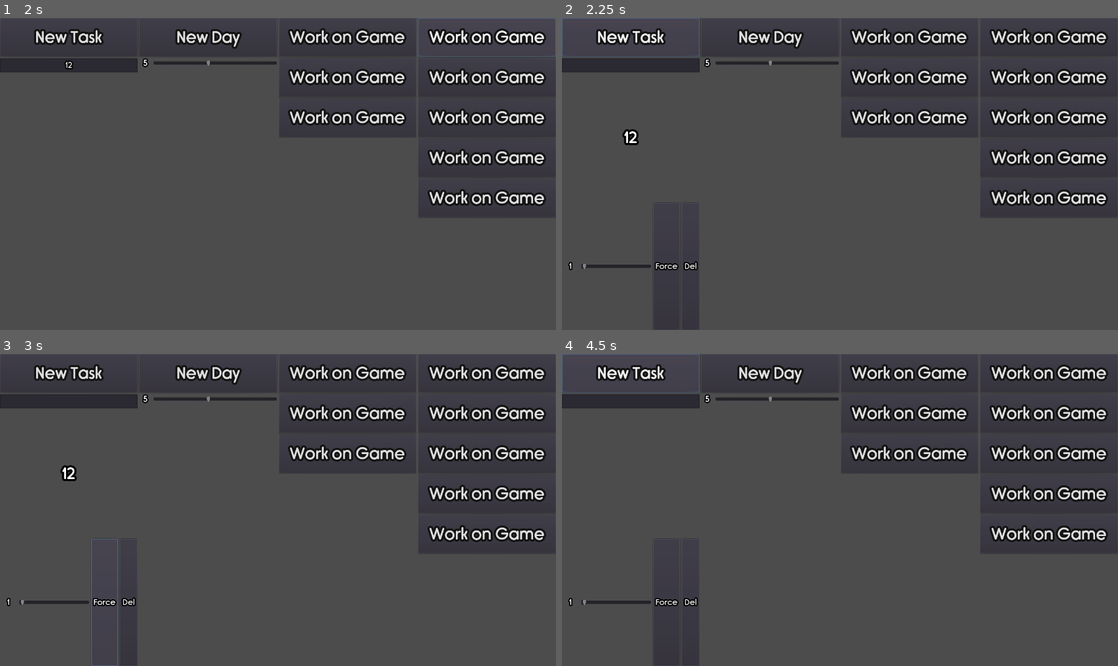
Above: before the commit, frames 1-4 (two rows, left to right).
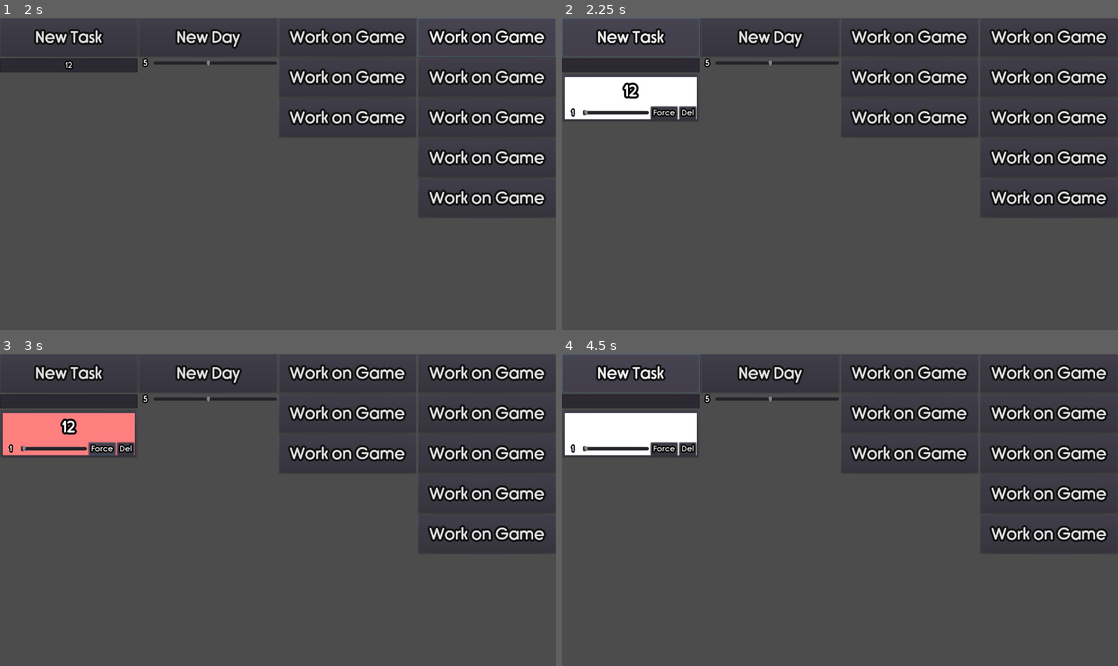
Above: after the commit, the same moments.

Repository: Tzeryushi/Daily-Driving
Game: Godot game, scene res://MainBlock.tscn
The game is run twice, just before and just after one commit, with the same random seed, the same clock (stepped at 60 frames per second) and the same inputs.
Inputs (mouse positions are in pixels of both pictures, inside the frame that each line leads up to):
- Up to frame 1 (2 s): click (66, 64) at 0.52 s; type "12" at 0.6 s; click "Work on Game" at 1.25 s
- Up to frame 2 (2.25 s): click "New Task" at 2 s
- Up to frame 3 (3 s): click "Force" at 2.75 s
- Up to frame 4 (4.5 s): click "Del" at 3.5 s; click "New Task" at 4.25 s

Frame 1 is identical in both runs. In frame 2, 3.5% of the frame differs, in the area x 0-25%, y 18-81%; in frame 3, 3.7%, in the area x 0-25%, y 18-100%; in frame 4, 3.4%.

Commit message:
color systems and forcing

Diff:
--- a/DailyTaskContainer.gd
+++ b/DailyTaskContainer.gd
@@ -28,16 +28,16 @@
 func _on_NewDay_pressed():
 	for i in range(0, number_of_tasks):
 		var chosen = element_container.get_child(select_index())
-		if !chosen.used:
+		if !chosen.get_used():
 			chosen.link_daily_node(_create_new_element(chosen.get_title(), chosen))
-			chosen.used = true
+			chosen.set_used(true)
 
 func select_index() -> int:
 	var weight_array = []
 	var full_weight = 0.0
 	#add exclusions to avoid duplicates
 	for i in element_container.get_children():
-		if i.used == true:
+		if i.get_used() == true:
 			weight_array.append(0.0)
 		else:
 			weight_array.append(i.priority)
@@ -57,7 +57,7 @@
 func _on_daily_delete(element) -> void:
 	var node_x = element.origin_node
 	node_x.daily_node = null
-	node_x.used = false
+	node_x.set_used(false)
 	element.queue_free()
 
 func _on_TaskNumber_value_changed(value):
--- a/Element.gd
+++ b/Element.gd
@@ -1,7 +1,12 @@
-extends VBoxContainer
+extends Control
 
-onready var element_title = $Title
-onready var priority_text = $HBoxContainer/Priority
+onready var element_title = $ElementBox/Title
+onready var priority_text = $ElementBox/HBoxContainer/Priority
+onready var bg = $Background
+
+export var default_color : Color = Color(1,1,1,1)
+export var force_color : Color = Color(1,1,1,1)
+export var used_color : Color = Color(1,1,1,1)
 
 var daily_node = null
 
@@ -10,6 +15,7 @@
 var used : bool = false
 
 signal destroy
+signal forced
 
 func _ready() -> void:
 	priority_text.text = String(priority)
@@ -20,6 +26,27 @@
 
 func set_title(title:String) -> void:
 	element_title.text = title
+
+func get_force() -> bool:
+	return force
+
+func set_force(f:bool) -> void:
+	if f:
+		bg.color = force_color
+	else:
+		bg.color = default_color
+	force = f
+
+func get_used() -> bool:
+	return used
+
+func set_used(use:bool) -> void:
+	if !force:
+		if use:
+			bg.color = used_color
+		else:
+			bg.color = default_color
+	used = use
 
 func destroy() -> void:
 	emit_signal("destroy")
@@ -33,3 +60,6 @@
 func _on_PriorityInput_value_changed(value):
 	priority = float(value)
 	priority_text.text = String(value)
+
+func _on_Force_pressed():
+	set_force(!force)
--- a/Element.tscn
+++ b/Element.tscn
@@ -4,17 +4,31 @@
 [ext_resource path="res://ElementDetails.tres" type="Theme" id=2]
 [ext_resource path="res://Element.gd" type="Script" id=3]
 
-[node name="Element" type="VBoxContainer"]
-anchor_right = 1.0
-anchor_bottom = 1.0
-margin_right = -1096.0
-margin_bottom = -671.0
+[node name="Element" type="PanelContainer"]
+margin_right = 270.0
+margin_bottom = 118.0
+script = ExtResource( 3 )
+force_color = Color( 1, 0.501961, 0.501961, 1 )
+used_color = Color( 0.501961, 0.501961, 0.501961, 1 )
+
+[node name="Background" type="ColorRect" parent="."]
+margin_left = 7.0
+margin_top = 7.0
+margin_right = 263.0
+margin_bottom = 111.0
 size_flags_horizontal = 3
 size_flags_vertical = 3
-script = ExtResource( 3 )
 
-[node name="Title" type="Label" parent="."]
-margin_right = 270.0
+[node name="ElementBox" type="VBoxContainer" parent="."]
+margin_left = 7.0
+margin_top = 7.0
+margin_right = 263.0
+margin_bottom = 111.0
+size_flags_horizontal = 3
+size_flags_vertical = 3
+
+[node name="Title" type="Label" parent="ElementBox"]
+margin_right = 256.0
 margin_bottom = 69.0
 size_flags_horizontal = 3
 size_flags_vertical = 6
@@ -23,16 +37,16 @@
 align = 1
 valign = 1
 
-[node name="HBoxContainer" type="HBoxContainer" parent="."]
+[node name="HBoxContainer" type="HBoxContainer" parent="ElementBox"]
 margin_top = 73.0
-margin_right = 270.0
+margin_right = 256.0
 margin_bottom = 104.0
 size_flags_horizontal = 3
 size_flags_vertical = 3
 
-[node name="Priority" type="Label" parent="HBoxContainer"]
+[node name="Priority" type="Label" parent="ElementBox/HBoxContainer"]
 margin_top = 3.0
-margin_right = 30.0
+margin_right = 27.0
 margin_bottom = 28.0
 size_flags_horizontal = 3
 size_flags_stretch_ratio = 0.5
@@ -41,9 +55,9 @@
 align = 1
 valign = 1
 
-[node name="PriorityInput" type="HSlider" parent="HBoxContainer"]
-margin_left = 34.0
-margin_right = 154.0
+[node name="PriorityInput" type="HSlider" parent="ElementBox/HBoxContainer"]
+margin_left = 31.0
+margin_right = 140.0
 margin_bottom = 31.0
 size_flags_horizontal = 3
 size_flags_vertical = 3
@@ -52,24 +66,24 @@
 max_value = 20.0
 step = 0.2
 
-[node name="Force" type="Button" parent="HBoxContainer"]
-margin_left = 158.0
-margin_right = 224.0
+[node name="Force" type="Button" parent="ElementBox/HBoxContainer"]
+margin_left = 144.0
+margin_right = 210.0
 margin_bottom = 31.0
 size_flags_horizontal = 3
 size_flags_stretch_ratio = 0.5
 theme = ExtResource( 2 )
 text = "Force"
 
-[node name="Delete" type="Button" parent="HBoxContainer"]
-margin_left = 228.0
-margin_right = 270.0
+[node name="Delete" type="Button" parent="ElementBox/HBoxContainer"]
+margin_left = 214.0
+margin_right = 256.0
 margin_bottom = 31.0
 size_flags_horizontal = 3
 size_flags_stretch_ratio = 0.5
 theme = ExtResource( 2 )
 text = "Del"
 
-[connection signal="drag_ended" from="HBoxContainer/PriorityInput" to="." method="_on_PriorityInput_drag_ended"]
-[connection signal="value_changed" from="HBoxContainer/PriorityInput" to="." method="_on_PriorityInput_value_changed"]
-[connection signal="pressed" from="HBoxContainer/Delete" to="." method="_on_Delete_pressed"]
+[connection signal="value_changed" from="ElementBox/HBoxContainer/PriorityInput" to="." method="_on_PriorityInput_value_changed"]
+[connection signal="pressed" from="ElementBox/HBoxContainer/Force" to="." method="_on_Force_pressed"]
+[connection signal="pressed" from="ElementBox/HBoxContainer/Delete" to="." method="_on_Delete_pressed"]
